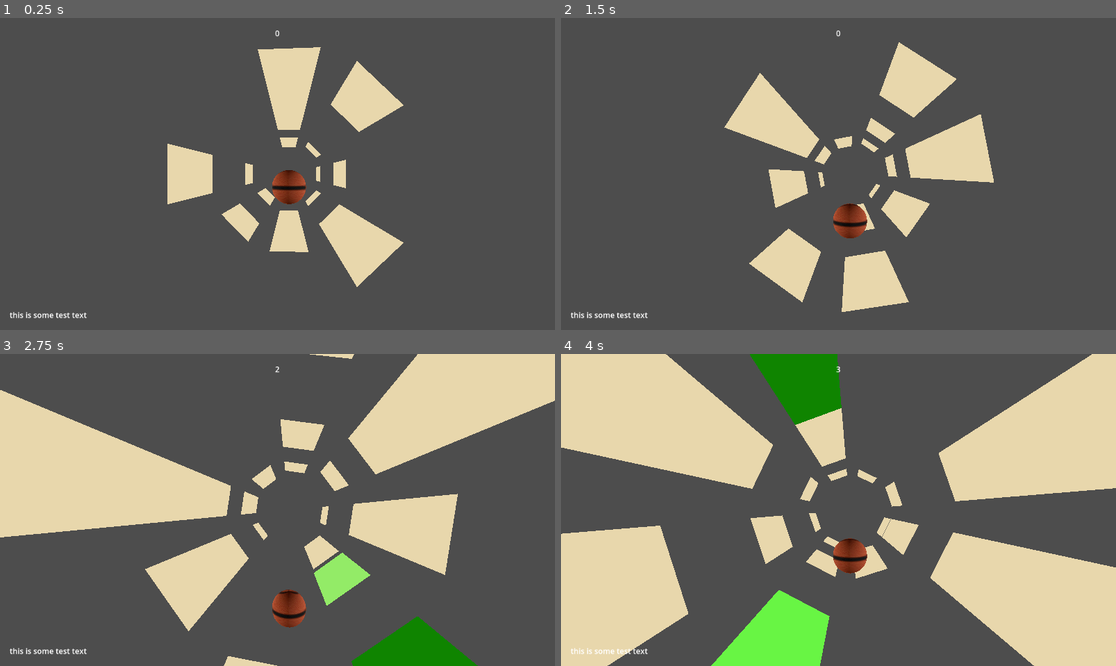
Above: before the commit, frames 1-4 (two rows, left to right).
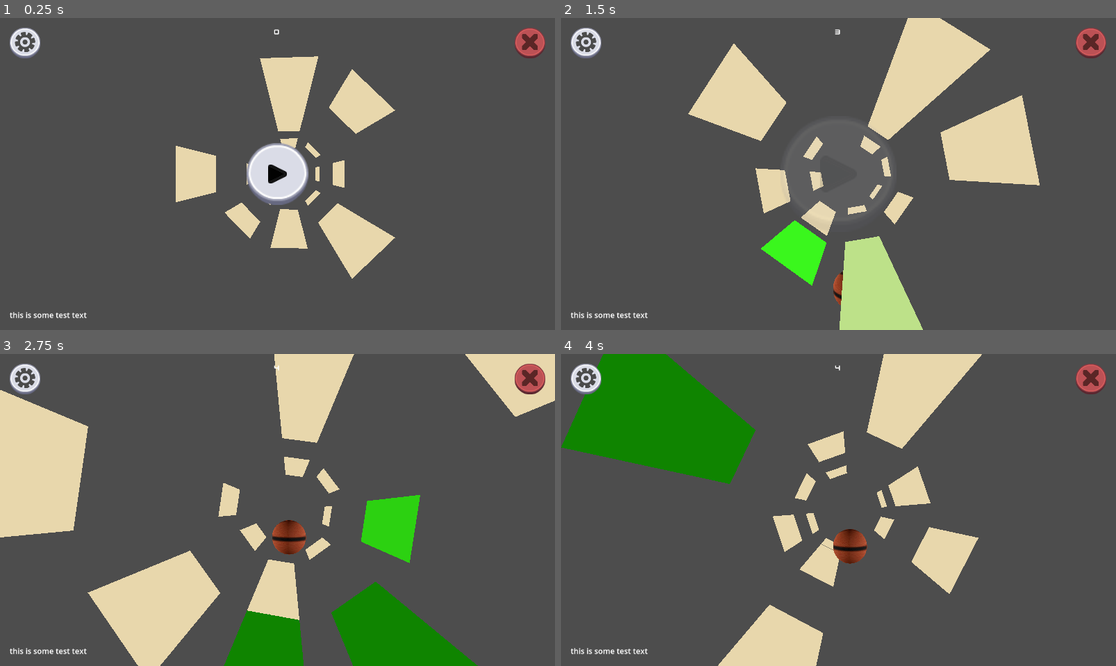
Above: after the commit, the same moments.

Repository: dorkyface/BouncingBallz
Game: Godot game, scene res://test_lvl.tscn
The game is run twice, just before and just after one commit, with the same random seed, the same clock (stepped at 60 frames per second) and the same inputs.
Inputs (mouse positions are in pixels of both pictures, inside the frame that each line leads up to):
- Up to frame 1 (0.25 s): no input
- Up to frame 2 (1.5 s): click (838, 174) at 0.52 s; move the mouse to (866, 174) at 1.27 s; hold Right (ui_right) from 1.28 s (still down)
- Up to frame 3 (2.75 s): move the mouse to (249, 510) at 2.02 s; release Right (ui_right) at 2.03 s; hold Left (ui_left) from 2.03 s (still down)
- Up to frame 4 (4 s): move the mouse to (849, 503) at 2.77 s; release Left (ui_left) at 2.78 s; hold Right (ui_right) from 2.78 s (still down); move the mouse to (832, 516) at 3.52 s

The runs differ from the first frame. In frame 1, 4.3% of the frame differs, in the area x 1-99%, y 3-87%; in frame 2, 16%; in frame 3, 31%; in frame 4, 52%, in the area x 0-100%, y 0-100%.

Commit message:
UI Update
Added some more functionality to the UI. Created a play button, and the game won't start until its clicked. Added a quit button that instantly closes the game. Added a button that opens an options menu, but there are no options to modify atm, and the game doesn't pause when its open.

Diff:
--- a/bouncing-ball-game/MANAGER.gd
+++ b/bouncing-ball-game/MANAGER.gd
@@ -1,5 +1,6 @@
 extends Node
 
+var GO : bool = false
 var SCORE = 0
 
 # Called when the node enters the scene tree for the first time.
--- /dev/null
+++ b/bouncing-ball-game/UI Assets/Images and Textures/arrow_basic_e.svg
@@ -0,0 +1,8 @@
+<svg width="32" height="32" xmlns="http://www.w3.org/2000/svg" xmlns:xlink="http://www.w3.org/1999/xlink">
+  <defs/>
+  <g>
+    <path stroke="none" fill="#FFFFFF" d="M2 27.3 L2 4.75 Q2 3.8 2.6 3.05 L2.65 3.05 Q3.2 2.3 4.05 2.15 L4.3 2.1 5.9 2.25 5.95 2.3 28.5 13.6 28.55 13.6 Q29.45 14 29.85 14.95 30.2 16 29.85 17 L29.85 16.95 Q29.45 17.95 28.5 18.45 L5.95 29.7 5.95 29.75 4.2 29.95 Q3.25 29.75 2.6 28.95 2 28.15 2 27.3 M4.4 4.1 L4.2 4.25 4.1 4.45 4 4.75 4 27.25 4.25 27.8 4.65 28 4.9 28 5.05 27.9 27.6 16.65 27.55 16.7 27.95 16.35 27.95 16.25 28 15.75 27.8 15.5 27.6 15.4 5.05 4.1 4.9 4 4.8 4 4.4 4.1"/>
+    <path stroke="none" fill="#DADCE7" d="M4.4 4.1 L4.8 4 4.9 4 5.05 4.1 27.6 15.4 27.8 15.5 28 15.75 27.95 16.25 27.95 16.35 27.55 16.7 27.6 16.65 5.05 27.9 4.9 28 4.65 28 4.25 27.8 4 27.25 4 4.75 4.1 4.45 4.2 4.25 4.4 4.1"/>
+    <path stroke="none" fill="#989AAF" d="M6.85 0.5 L29.4 11.8 Q31 12.55 31.7 14.25 32.35 16 31.7 17.7 31 19.4 29.4 20.25 L6.85 31.5 Q5.4 32.25 3.75 31.9 2.15 31.55 1.05 30.25 0 28.85 0 27.3 L0 4.75 Q0 3.1 1.05 1.8 2.15 0.4 3.75 0.15 5.4 -0.3 6.85 0.5 M2 27.3 Q2 28.15 2.6 28.95 3.25 29.75 4.2 29.95 L5.95 29.75 5.95 29.7 28.5 18.45 Q29.45 17.95 29.85 16.95 L29.85 17 Q30.2 16 29.85 14.95 29.45 14 28.55 13.6 L28.5 13.6 5.95 2.3 5.9 2.25 4.3 2.1 4.05 2.15 Q3.2 2.3 2.65 3.05 L2.6 3.05 Q2 3.8 2 4.75 L2 27.3"/>
+  </g>
+</svg>
--- a/bouncing-ball-game/ball.gd
+++ b/bouncing-ball-game/ball.gd
@@ -2,8 +2,16 @@
 
 const JUMP_VELOCITY = 4.5
 static var SCORE = 0
+@onready var col_shape = $CollisionShape3D
 
 func _physics_process(delta: float) -> void:
+	if Manager.GO == false: return
+
+	#When the ball is respawned in the air, it shouldn't collide with the tiles at the top of the ring.
+	col_shape.disabled = (position.y >= 1)
+
+
+
 	# Add the gravity.
 	if not is_on_floor():
 		velocity += get_gravity() * delta
@@ -12,4 +20,6 @@
 		velocity.y = JUMP_VELOCITY
 
 	if position.y <= -5:
-		get_tree().reload_current_scene()
+		position.y = 10
+		velocity.y = 0
+		#get_tree().reload_current_scene()
--- a/bouncing-ball-game/ball.tscn
+++ b/bouncing-ball-game/ball.tscn
@@ -3,7 +3,7 @@
 [ext_resource type="Script" path="res://ball.gd" id="1_3cpv0"]
 [ext_resource type="Texture2D" uid="uid://upgpdy4nf4lo" path="res://image_search_1719763705692.jpg" id="2_g7eaf"]
 
-[sub_resource type="BoxShape3D" id="BoxShape3D_3bbbr"]
+[sub_resource type="SphereShape3D" id="SphereShape3D_vkscq"]
 
 [sub_resource type="StandardMaterial3D" id="StandardMaterial3D_xvosf"]
 shading_mode = 0
@@ -20,7 +20,7 @@
 script = ExtResource("1_3cpv0")
 
 [node name="CollisionShape3D" type="CollisionShape3D" parent="."]
-shape = SubResource("BoxShape3D_3bbbr")
+shape = SubResource("SphereShape3D_vkscq")
 
 [node name="MeshInstance3D" type="MeshInstance3D" parent="."]
 mesh = SubResource("SphereMesh_r4uwa")
--- a/bouncing-ball-game/tile.gd
+++ b/bouncing-ball-game/tile.gd
@@ -15,7 +15,7 @@
 
 	# To detect if the player has landed on it, make a SIMULATED collision check
 	# as if the tile is moving up.
-	var collide = move_and_collide(Vector3(0,0.1,0), true)
+	var collide = move_and_collide(Vector3(0,0.3,0), true)
 
 	# If the simulation predicts no collision, do nothing.
 	if collide == null: return
--- a/bouncing-ball-game/tile_segment.gd
+++ b/bouncing-ball-game/tile_segment.gd
@@ -33,7 +33,7 @@
 		rotate_z(rotation_y)
 
 func _ready() -> void:
-	Input.set_mouse_mode(Input.MOUSE_MODE_CAPTURED)
+	#Input.set_mouse_mode(Input.MOUSE_MODE_CAPTURED)
 
 	# Initialize the tiles into a circle arrangement
 	arrange_children_in_circle()
@@ -58,7 +58,7 @@
 	var rot = 0.05 * (int(Input.is_action_pressed("ui_left")) - int(Input.is_action_pressed("ui_right")))
 	rotate_z(rot)
 
-
+	if Manager.GO == false: return
 	position.z += delta * speed_calc()
 	if position.z >= TILE_DISTANCE_LIMIT:
 		position.z = -RESET_DISTANCE_MULTIPLIER * (SEG_COUNT-1)
--- a/bouncing-ball-game/ui.gd
+++ b/bouncing-ball-game/ui.gd
@@ -2,7 +2,8 @@
 
 @onready var scoreLable = $"MarginContainer/Score Lable"
 @onready var errorLable = $"MarginContainer/Error Console"
-
+@onready var playAnim = $"PlayControl/Play Animator"
+@onready var optionsMenu = $"Options Menu"
 
 # Called when the node enters the scene tree for the first time.
 func _ready() -> void:
@@ -12,3 +13,17 @@
 # Called every frame. 'delta' is the elapsed time since the previous frame.
 func _process(delta: float) -> void:
 	scoreLable.text = str(Manager.SCORE)
+
+
+func _on_play_button_button_up() -> void:
+	playAnim.play("clicked_play")
+	Manager.GO = true
+
+
+func _on_options_button_toggled(toggled_on: bool) -> void:
+	print("clicked")
+	optionsMenu.visible = toggled_on
+
+
+func _on_quit_button_button_up() -> void:
+	get_tree().quit()
--- a/bouncing-ball-game/ui.tscn
+++ b/bouncing-ball-game/ui.tscn
@@ -1,6 +1,98 @@
-[gd_scene load_steps=2 format=3 uid="uid://cj2b7ate03lh2"]
+[gd_scene load_steps=11 format=3 uid="uid://cj2b7ate03lh2"]
 
 [ext_resource type="Script" path="res://ui.gd" id="1_7ayhc"]
+[ext_resource type="FontFile" uid="uid://fdit5navxtrc" path="res://UI Assets/Fonts/Kenney Future.ttf" id="2_oay7t"]
+[ext_resource type="Texture2D" uid="uid://dlrqb0kho12ik" path="res://UI Assets/Images and Textures/button_round_depth_flat.png" id="2_xbpel"]
+[ext_resource type="Texture2D" uid="uid://3pfxcn2fwirc" path="res://UI Assets/Images and Textures/button_round_flat.png" id="3_cy4ku"]
+[ext_resource type="Texture2D" uid="uid://ckxmbnydwb8bm" path="res://UI Assets/Images and Textures/arrow_basic_e.svg" id="4_5qd8p"]
+[ext_resource type="Texture2D" uid="uid://c6s6l331ao04u" path="res://UI Assets/Images and Textures/sheet_white2x.png" id="4_l1dbh"]
+
+[sub_resource type="Theme" id="Theme_t20gq"]
+default_font = ExtResource("2_oay7t")
+
+[sub_resource type="Animation" id="Animation_5har1"]
+resource_name = "clicked_play"
+tracks/0/type = "value"
+tracks/0/imported = false
+tracks/0/enabled = true
+tracks/0/path = NodePath("..:scale")
+tracks/0/interp = 1
+tracks/0/loop_wrap = true
+tracks/0/keys = {
+"times": PackedFloat32Array(0, 1),
+"transitions": PackedFloat32Array(1, 1),
+"update": 0,
+"values": [Vector2(1, 1), Vector2(2, 2)]
+}
+tracks/1/type = "value"
+tracks/1/imported = false
+tracks/1/enabled = true
+tracks/1/path = NodePath(".:disabled")
+tracks/1/interp = 1
+tracks/1/loop_wrap = true
+tracks/1/keys = {
+"times": PackedFloat32Array(0),
+"transitions": PackedFloat32Array(1),
+"update": 1,
+"values": [true]
+}
+tracks/2/type = "value"
+tracks/2/imported = false
+tracks/2/enabled = true
+tracks/2/path = NodePath(".:modulate")
+tracks/2/interp = 1
+tracks/2/loop_wrap = true
+tracks/2/keys = {
+"times": PackedFloat32Array(0, 1),
+"transitions": PackedFloat32Array(1, 1),
+"update": 0,
+"values": [Color(1, 1, 1, 1), Color(1, 1, 1, 0)]
+}
+
+[sub_resource type="Animation" id="Animation_ugi45"]
+length = 0.001
+tracks/0/type = "value"
+tracks/0/imported = false
+tracks/0/enabled = true
+tracks/0/path = NodePath("..:scale")
+tracks/0/interp = 1
+tracks/0/loop_wrap = true
+tracks/0/keys = {
+"times": PackedFloat32Array(0),
+"transitions": PackedFloat32Array(1),
+"update": 0,
+"values": [Vector2(1, 1)]
+}
+tracks/1/type = "value"
+tracks/1/imported = false
+tracks/1/enabled = true
+tracks/1/path = NodePath(".:disabled")
+tracks/1/interp = 1
+tracks/1/loop_wrap = true
+tracks/1/keys = {
+"times": PackedFloat32Array(0),
+"transitions": PackedFloat32Array(1),
+"update": 1,
+"values": [false]
+}
+tracks/2/type = "value"
+tracks/2/imported = false
+tracks/2/enabled = true
+tracks/2/path = NodePath(".:modulate")
+tracks/2/interp = 1
+tracks/2/loop_wrap = true
+tracks/2/keys = {
+"times": PackedFloat32Array(0),
+"transitions": PackedFloat32Array(1),
+"update": 0,
+"values": [Color(1, 1, 1, 1)]
+}
+
+[sub_resource type="AnimationLibrary" id="AnimationLibrary_wagjb"]
+_data = {
+"RESET": SubResource("Animation_ugi45"),
+"clicked_play": SubResource("Animation_5har1")
+}
 
 [node name="UI" type="Control"]
 layout_mode = 3
@@ -27,9 +119,135 @@
 layout_mode = 2
 size_flags_horizontal = 4
 size_flags_vertical = 0
+theme = SubResource("Theme_t20gq")
 text = "0"
 
 [node name="Error Console" type="Label" parent="MarginContainer"]
 layout_mode = 2
 size_flags_vertical = 8
 text = "this is some test text "
+
+[node name="Options Button" type="TextureButton" parent="MarginContainer"]
+layout_mode = 2
+toggle_mode = true
+texture_normal = ExtResource("2_xbpel")
+texture_pressed = ExtResource("3_cy4ku")
+
+[node name="Sprite2D" type="Sprite2D" parent="MarginContainer/Options Button"]
+modulate = Color(0.295867, 0.295866, 0.295866, 1)
+position = Vector2(32, 30)
+scale = Vector2(0.65625, 0.65625)
+texture = ExtResource("4_l1dbh")
+region_enabled = true
+region_rect = Rect2(320, 1720, 64, 64)
+
+[node name="Quit Button" type="TextureButton" parent="MarginContainer"]
+modulate = Color(0.862745, 0.368627, 0.368627, 1)
+layout_mode = 2
+size_flags_horizontal = 8
+size_flags_vertical = 0
+texture_normal = ExtResource("2_xbpel")
+texture_pressed = ExtResource("3_cy4ku")
+
+[node name="Sprite2D" type="Sprite2D" parent="MarginContainer/Quit Button"]
+modulate = Color(0.408329, 0.408329, 0.408329, 1)
+position = Vector2(33, 30)
+scale = Vector2(0.513889, 0.513889)
+texture = ExtResource("4_l1dbh")
+region_enabled = true
+region_rect = Rect2(416, 1216, 72, 72)
+
+[node name="PlayControl" type="Control" parent="."]
+layout_mode = 1
+anchors_preset = 8
+anchor_left = 0.5
+anchor_top = 0.5
+anchor_right = 0.5
+anchor_bottom = 0.5
+grow_horizontal = 2
+grow_vertical = 2
+
+[node name="Play Button" type="TextureButton" parent="PlayControl"]
+layout_mode = 1
+anchors_preset = 8
+anchor_left = 0.5
+anchor_top = 0.5
+anchor_right = 0.5
+anchor_bottom = 0.5
+offset_left = -64.0
+offset_top = -64.0
+offset_right = 64.0
+offset_bottom = 64.0
+grow_horizontal = 2
+grow_vertical = 2
+pivot_offset = Vector2(64, 64)
+size_flags_horizontal = 4
+size_flags_vertical = 4
+texture_normal = ExtResource("2_xbpel")
+texture_pressed = ExtResource("3_cy4ku")
+stretch_mode = 0
+
+[node name="TextureRect" type="TextureRect" parent="PlayControl/Play Button"]
+modulate = Color(0.00820202, 0.00820202, 0.00820202, 1)
+layout_mode = 1
+anchors_preset = 8
+anchor_left = 0.5
+anchor_top = 0.5
+anchor_right = 0.5
+anchor_bottom = 0.5
+offset_left = -20.0
+offset_top = -20.0
+offset_right = 20.0
+offset_bottom = 20.0
+grow_horizontal = 2
+grow_vertical = 2
+texture = ExtResource("4_5qd8p")
+
+[node name="Play Animator" type="AnimationPlayer" parent="PlayControl"]
+root_node = NodePath("../Play Button")
+libraries = {
+"": SubResource("AnimationLibrary_wagjb")
+}
+
+[node name="Options Menu" type="MarginContainer" parent="."]
+visible = false
+layout_mode = 1
+anchors_preset = 15
+anchor_right = 1.0
+anchor_bottom = 1.0
+grow_horizontal = 2
+grow_vertical = 2
+mouse_filter = 2
+theme_override_constants/margin_left = 20
+theme_override_constants/margin_top = 60
+theme_override_constants/margin_right = 20
+theme_override_constants/margin_bottom = 20
+
+[node name="Options Menu Title" type="RichTextLabel" parent="Options Menu"]
+custom_minimum_size = Vector2(300, 100)
+layout_mode = 2
+size_flags_horizontal = 4
+size_flags_vertical = 0
+text = "Options"
+fit_content = true
+
+[node name="VBoxContainer" type="VBoxContainer" parent="Options Menu"]
+layout_mode = 2
+size_flags_horizontal = 4
+size_flags_vertical = 4
+
+[node name="Button" type="Button" parent="Options Menu/VBoxContainer"]
+layout_mode = 2
+text = "Option 1"
+
+[node name="Button2" type="Button" parent="Options Menu/VBoxContainer"]
+layout_mode = 2
+text = "Option 2"
+
+[node name="Button3" type="Button" parent="Options Menu/VBoxContainer"]
+layout_mode = 2
+text = "Option 3"
+
+[connection signal="toggled" from="MarginContainer/Options Button" to="." method="_on_options_button_toggled"]
+[connection signal="button_up" from="MarginContainer/Quit Button" to="." method="_on_quit_button_button_up"]
+[connection signal="button_up" from="PlayControl/Play Button" to="." method="_on_play_button_button_up"]
Binary file added: bouncing-ball-game/UI Assets/Fonts/Kenney Future Narrow.ttf
Not shown, added: bouncing-ball-game/UI Assets/Fonts/Kenney Future Narrow.ttf.import
Binary file added: bouncing-ball-game/UI Assets/Fonts/Kenney Future.ttf
Not shown, added: bouncing-ball-game/UI Assets/Fonts/Kenney Future.ttf.import
Binary file added: bouncing-ball-game/UI Assets/Images and Textures/arrow_basic_e.png
Not shown, added: bouncing-ball-game/UI Assets/Images and Textures/arrow_basic_e.png.import
Not shown, added: bouncing-ball-game/UI Assets/Images and Textures/arrow_basic_e.svg.import
Binary file added: bouncing-ball-game/UI Assets/Images and Textures/button_round_depth_flat.png
Not shown, added: bouncing-ball-game/UI Assets/Images and Textures/button_round_depth_flat.png.import
Binary file added: bouncing-ball-game/UI Assets/Images and Textures/button_round_flat.png
Not shown, added: bouncing-ball-game/UI Assets/Images and Textures/button_round_flat.png.import
Binary file added: bouncing-ball-game/UI Assets/Images and Textures/sheet_white2x.png
(and 1 more such lines)
